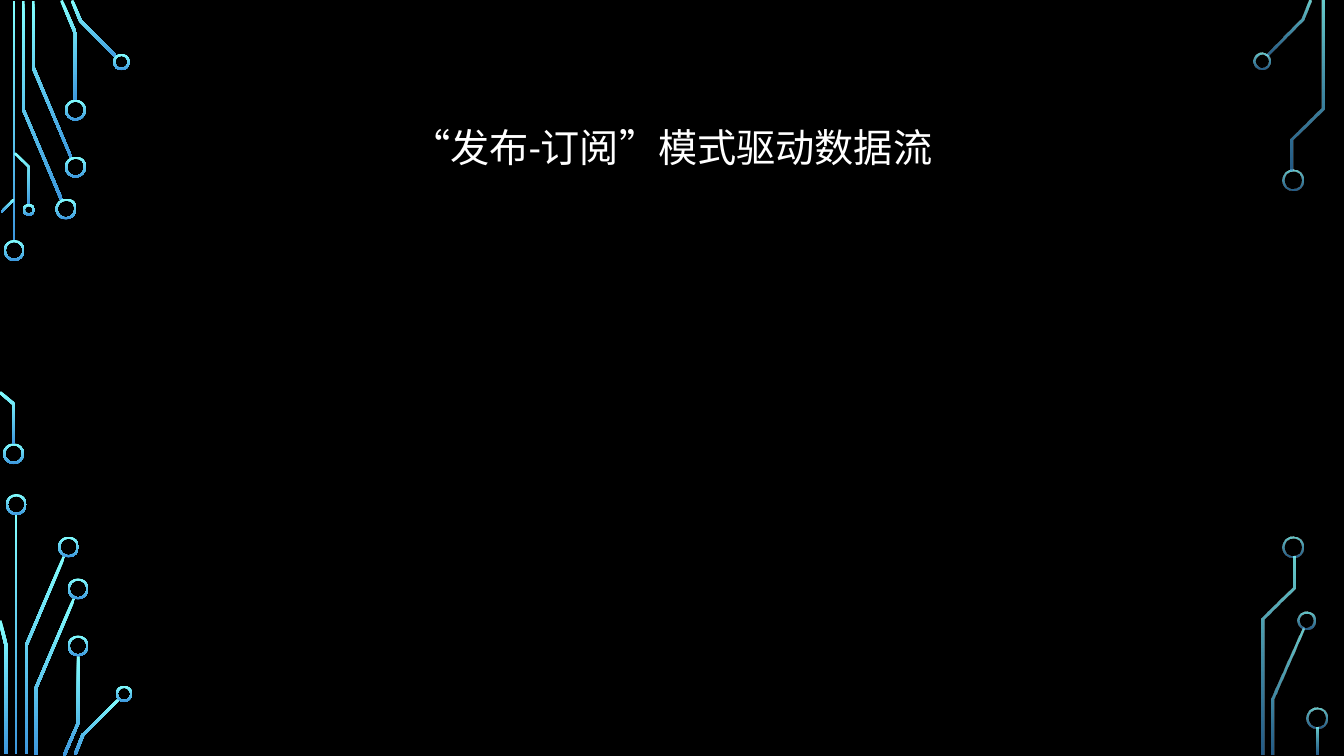
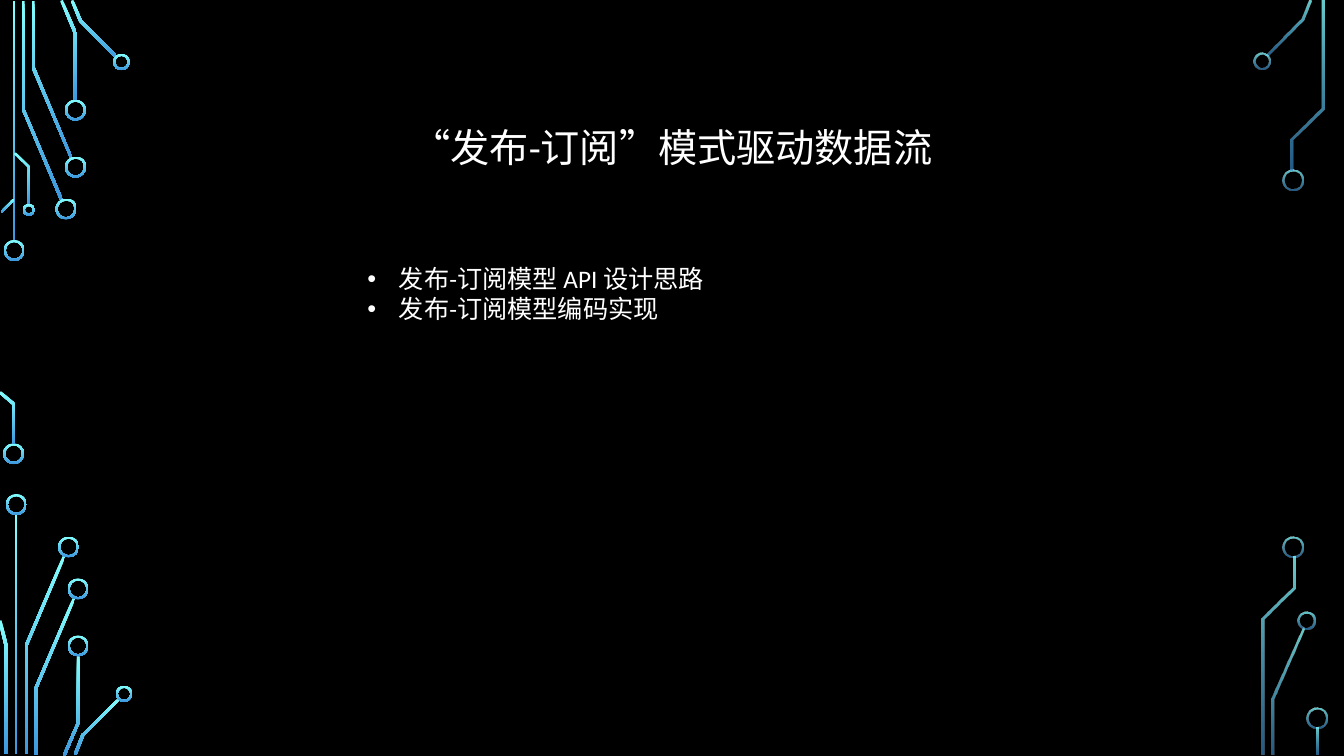
Before and after one commit to jiangyanghe/lagou-lesson, a slide deck: slide 13 of REACT/assets/react 分享.pptx. Drawn at 1344x756 pixels with LibreOffice and Linux fonts; fonts in the diff are those of the drawing; background and template pictures are left out. Boxes give left, top, right and bottom in pixels: in the first picture for what was removed or moved away, otherwise in the second. Text is boxed around its words. In the diff, an @@ line names an element or a change of style, - is before the commit and + after.

```diff
--- a/REACT/assets/react 分享.pptx
+++ b/REACT/assets/react 分享.pptx
@@ text added at box(399, 266, 704, 320), 18 pt, text #FFFFFF @@
+• 发布-订阅模型 API 设计思路
+• 发布-订阅模型编码实现
```
Also in this commit, not shown: 1 other slide changed, 4 other files.
